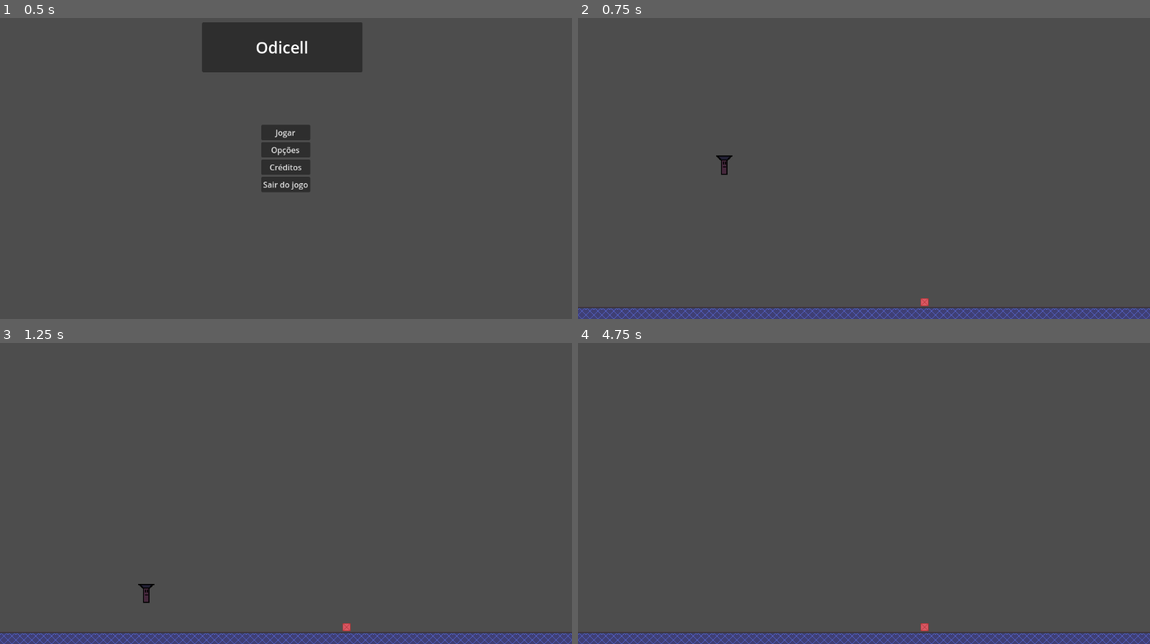
Above: before the commit, frames 1-4 (two rows, left to right).
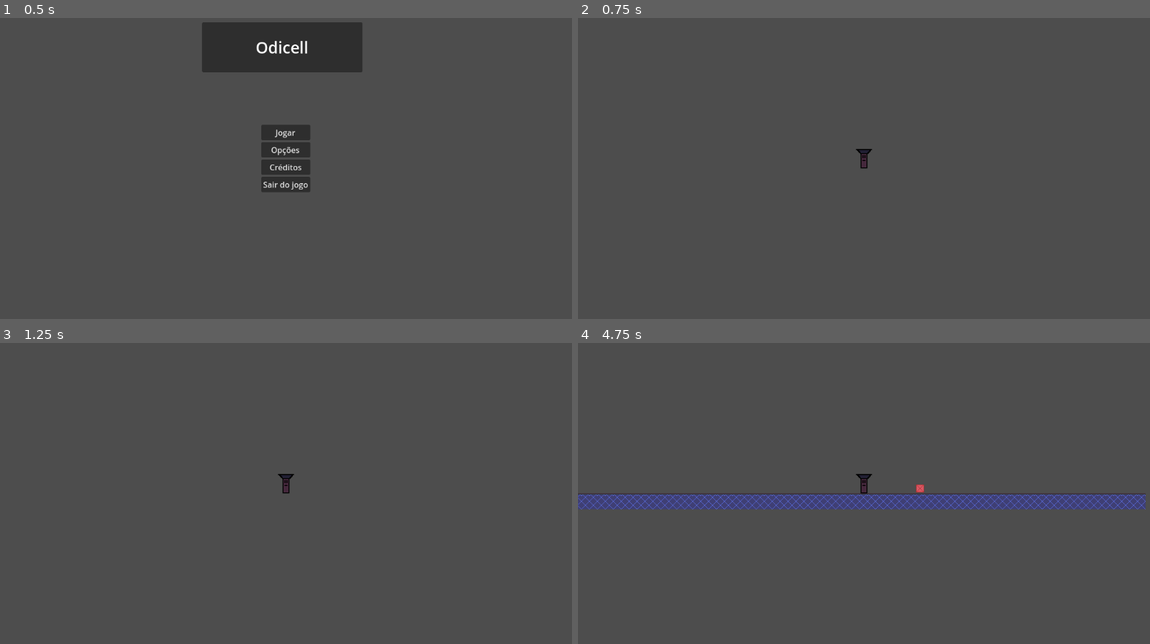
Above: after the commit, the same moments.

Repository: qfaxas/alpha_odicell
Game: Godot game, scene res://cenas/menu_principal.tscn
Same seed, same stepped clock (60 frames per second), same inputs: the game is played once before the commit and once after it.
Inputs:
- Up to frame 1 (0.5 s): no input
- Up to frame 2 (0.75 s): click "Jogar" at 0.5 s
- Up to frame 3 (1.25 s): no input
- Up to frame 4 (4.75 s): tap Enter (ui_accept) at 1.25, 1.52, 2.27, 3.77, 4.52 s; hold Right (ui_right) 1.28-2.78 s; hold Left (ui_left) 2.78-3.53 s; hold Right (ui_right) from 3.53 s (still down)

Frame 1 is identical in both runs. In frame 2, 4.2% of the frame differs, in the area x 0-100%, y 43-100%; in frame 3, 4.2%; in frame 4, 9.4%.

Commit message:
plataforma + modificações

Diff:
--- a/cenas/fase_1.tscn
+++ b/cenas/fase_1.tscn
@@ -1,9 +1,10 @@
-[gd_scene load_steps=7 format=3 uid="uid://cqcuustgjbj7a"]
+[gd_scene load_steps=11 format=3 uid="uid://cqcuustgjbj7a"]
 
 [ext_resource type="Texture2D" uid="uid://ex2kbiik2r6f" path="res://assets/arte/tileset_melhor.png" id="1_m7cyb"]
 [ext_resource type="PackedScene" uid="uid://c3so6flpnqijv" path="res://cenas/personagem_principal.tscn" id="2_k5bws"]
 [ext_resource type="Script" path="res://scripts/personagem_principal.gd" id="3_yv432"]
 [ext_resource type="PackedScene" uid="uid://cgyudj2f6k7vh" path="res://cenas/quadrado_morte.tscn" id="4_qnqvr"]
+[ext_resource type="PackedScene" uid="uid://clf3apiofsvp6" path="res://cenas/plataforma.tscn" id="5_4mp1v"]
 
 [sub_resource type="TileSetAtlasSource" id="TileSetAtlasSource_8xr7i"]
 texture = ExtResource("1_m7cyb")
@@ -51,6 +52,43 @@
 physics_layer_0/collision_layer = 1
 sources/0 = SubResource("TileSetAtlasSource_8xr7i")
 
+[sub_resource type="Animation" id="Animation_m6b5x"]
+resource_name = "lateral"
+loop_mode = 2
+tracks/0/type = "value"
+tracks/0/imported = false
+tracks/0/enabled = true
+tracks/0/path = NodePath(".:position")
+tracks/0/interp = 1
+tracks/0/loop_wrap = true
+tracks/0/keys = {
+"times": PackedFloat32Array(0, 1),
+"transitions": PackedFloat32Array(1, 1),
+"update": 0,
+"values": [Vector2(1214, 611), Vector2(1407, 611)]
+}
+
+[sub_resource type="Animation" id="Animation_kh6dx"]
+length = 0.001
+tracks/0/type = "value"
+tracks/0/imported = false
+tracks/0/enabled = true
+tracks/0/path = NodePath(".:position")
+tracks/0/interp = 1
+tracks/0/loop_wrap = true
+tracks/0/keys = {
+"times": PackedFloat32Array(0),
+"transitions": PackedFloat32Array(1),
+"update": 0,
+"values": [Vector2(1214, 611)]
+}
+
+[sub_resource type="AnimationLibrary" id="AnimationLibrary_uf8w3"]
+_data = {
+"RESET": SubResource("Animation_kh6dx"),
+"lateral": SubResource("Animation_m6b5x")
+}
+
 [node name="fase1" type="Node2D"]
 
 [node name="Personagem_principal" parent="." instance=ExtResource("2_k5bws")]
@@ -64,3 +102,13 @@
 
 [node name="quadrado_morte" parent="." instance=ExtResource("4_qnqvr")]
 position = Vector2(653, 583)
+
+[node name="Node2D" parent="." instance=ExtResource("5_4mp1v")]
+position = Vector2(1214, 611)
+scale = Vector2(1.99923, 0.318135)
+
+[node name="AnimationPlayer" type="AnimationPlayer" parent="Node2D"]
+libraries = {
+"": SubResource("AnimationLibrary_uf8w3")
+}
+autoplay = "lateral"
--- a/cenas/personagem_principal.tscn
+++ b/cenas/personagem_principal.tscn
@@ -6,13 +6,15 @@
 size = Vector2(19, 39)
 
 [node name="Personagem_principal" type="CharacterBody2D"]
+floor_constant_speed = true
 
 [node name="Sprite2D" type="Sprite2D" parent="."]
 texture_filter = 1
-position = Vector2(297.5, 315)
+position = Vector2(3, -7)
 scale = Vector2(1.90625, 1.9375)
 texture = ExtResource("1_sp3t6")
 
 [node name="CollisionShape2D" type="CollisionShape2D" parent="."]
-position = Vector2(294.5, 322.5)
 shape = SubResource("RectangleShape2D_0xoje")
+
+[node name="Camera2D" type="Camera2D" parent="."]
--- /dev/null
+++ b/cenas/plataforma.tscn
@@ -0,0 +1,15 @@
+[gd_scene load_steps=3 format=3 uid="uid://clf3apiofsvp6"]
+
+[ext_resource type="Texture2D" uid="uid://dadompvqq5qj2" path="res://assets/arte/tileset.png" id="1_ep847"]
+
+[sub_resource type="RectangleShape2D" id="RectangleShape2D_r5327"]
+size = Vector2(48, 48)
+
+[node name="Node2D" type="StaticBody2D"]
+
+[node name="Sprite2D" type="Sprite2D" parent="."]
+texture = ExtResource("1_ep847")
+
+[node name="CollisionShape2D" type="CollisionShape2D" parent="."]
+shape = SubResource("RectangleShape2D_r5327")
+one_way_collision = true
